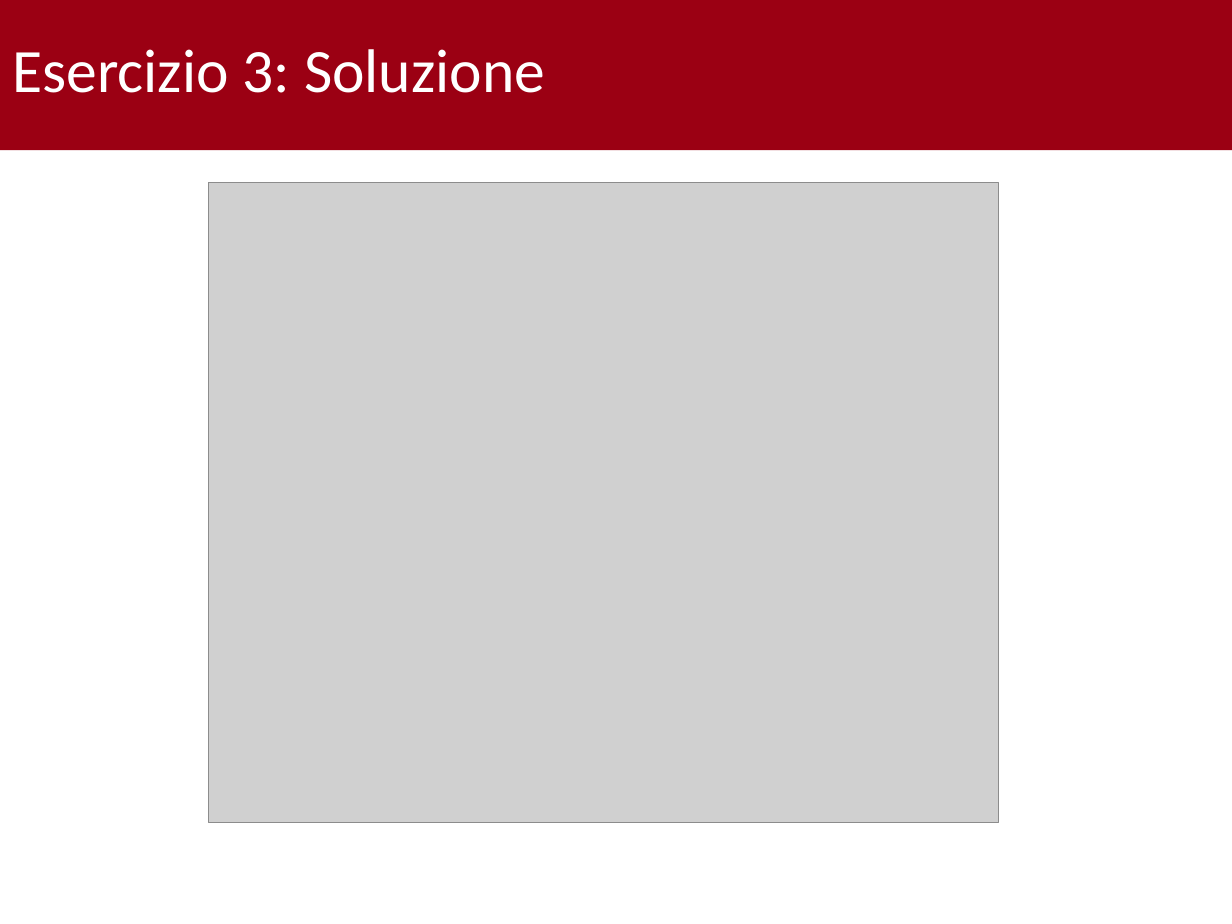
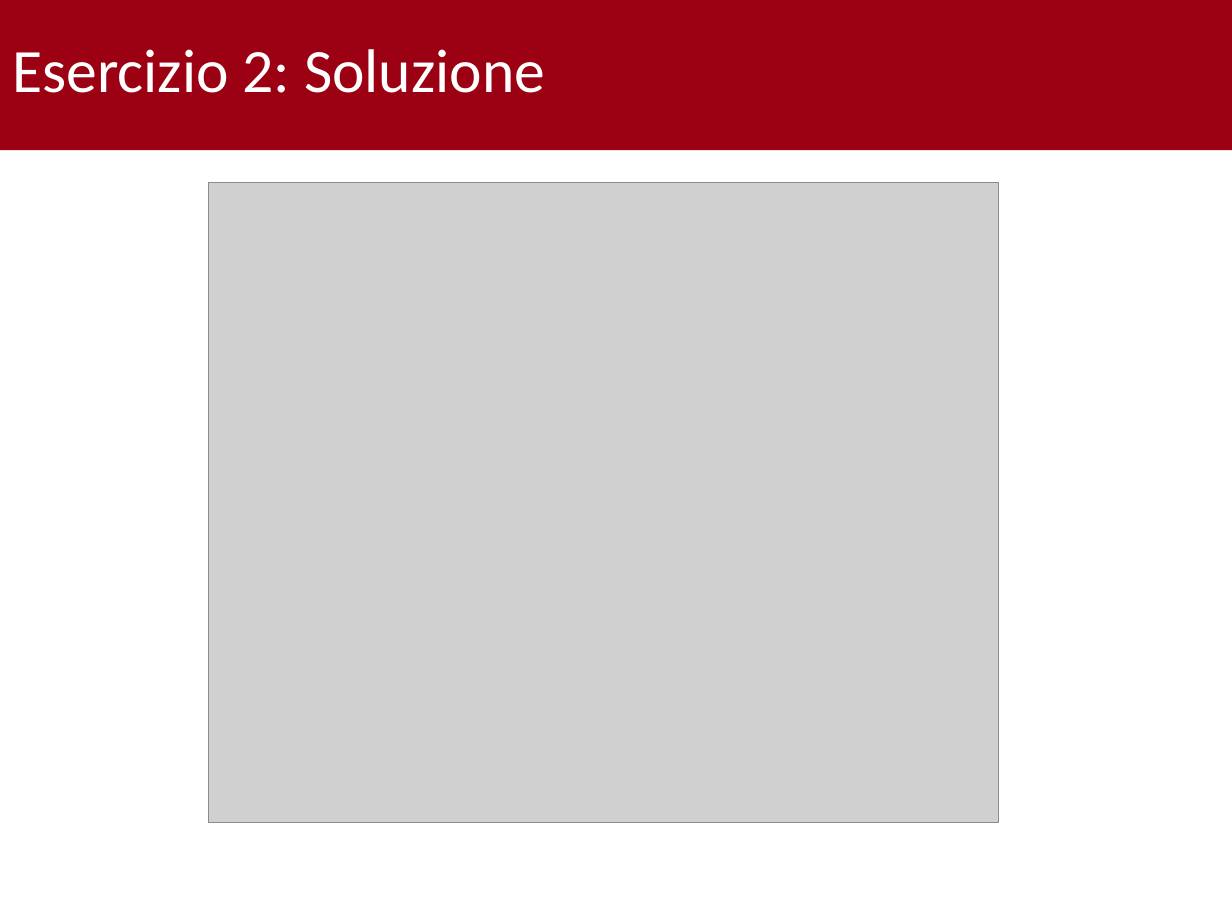
Before and after one commit to gabrielrovesti/Tutorato-Programmazione-ad-Oggetti-2023-2024, a slide deck: slide 27 of Tutorato 9 - 17.01/Tutorato 9.pptx (slide 28 before the commit). Drawn at 1232x924 pixels with LibreOffice and Linux fonts; fonts in the diff are those of the drawing; grey boxes stand for pictures; background and template pictures are left out. Boxes give left, top, right and bottom in pixels: in the first picture for what was removed or moved away, otherwise in the second. Text is boxed around its words. In the diff, an @@ line names an element or a change of style, - is before the commit and + after.

```diff
--- a/Tutorato 9 - 17.01/Tutorato 9.pptx
+++ b/Tutorato 9 - 17.01/Tutorato 9.pptx
@@ title at (x1=12, y1=49, x2=545, y2=93): text changed @@
-Esercizio 3: Soluzione
+Esercizio 2: Soluzione
```
Also in this commit, not shown: 8 other slides changed, 1 slide removed, 13 other files.
